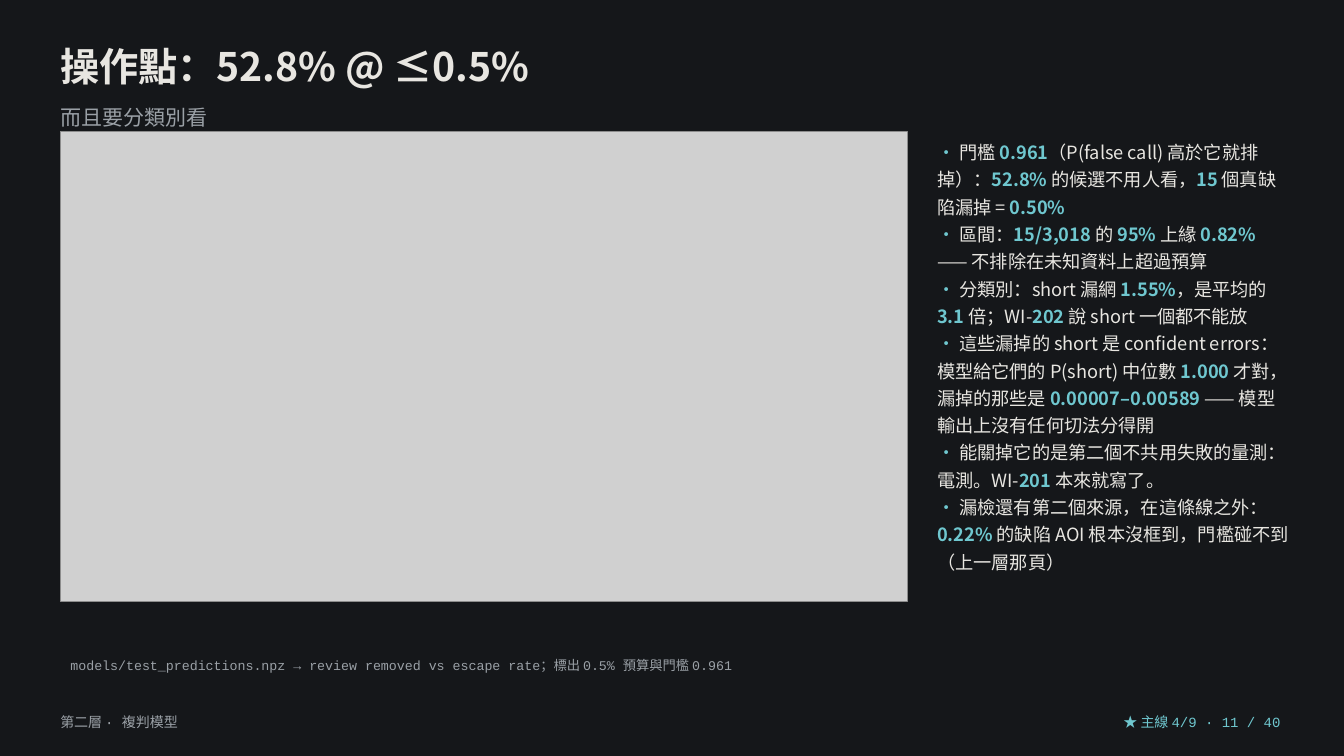
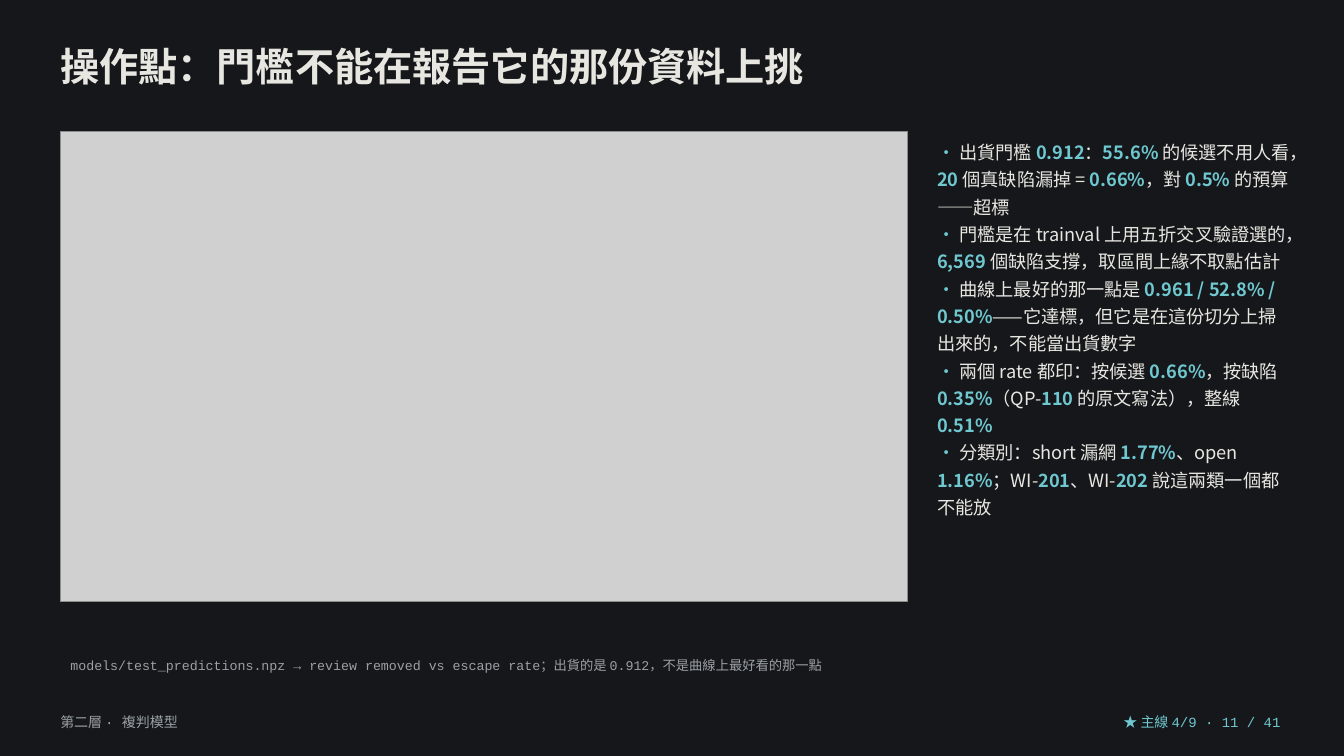
Before and after one commit to lin891020/aoi-agent, a slide deck: slide 11 of docs/deck/aoi-agent-journey.zh-TW.pptx. Drawn at 1344x756 pixels with LibreOffice and Linux fonts; fonts in the diff are those of the drawing; grey boxes stand for pictures. Boxes give left, top, right and bottom in pixels: in the first picture for what was removed or moved away, otherwise in the second. Text is boxed around its words. In the diff, an @@ line names an element or a change of style, - is before the commit and + after.

```diff
--- a/docs/deck/aoi-agent-journey.zh-TW.pptx
+++ b/docs/deck/aoi-agent-journey.zh-TW.pptx
@@ text at <box>60,47,804,85</box>: text changed @@
-操作點：52.8% @ ≤0.5%
+操作點：門檻不能在報告它的那份資料上挑
@@ text removed at <box>60,107,207,127</box> @@
-而且要分類別看
@@ text at <box>937,143,1308,516</box>: text changed @@
-• 門檻 0.961（P(false call) 高於它就排掉）：52.8% 的候選不用人看，15 個真缺陷漏掉 = 0.50%
-• 區間：15/3,018 的 95% 上緣 0.82% —— 不排除在未知資料上超過預算
-• 分類別：short 漏網 1.55%，是平均的 3.1 倍；WI-202 說 short 一個都不能放
-• 這些漏掉的 short 是 confident errors：模型給它們的 P(short) 中位數 1.000 才對，漏掉的那些是 0.00007–0.00589 —— 模型輸出上沒有任何切法分得開
-• 能關掉它的是第二個不共用失敗的量測：電測。WI-201 本來就寫了。
-• 漏檢還有第二個來源，在這條線之外：0.22% 的缺陷 AOI 根本沒框到，門檻碰不到（上一層那頁）
+• 出貨門檻 0.912：55.6% 的候選不用人看，20 個真缺陷漏掉 = 0.66%，對 0.5% 的預算——超標
+• 門檻是在 trainval 上用五折交叉驗證選的，6,569 個缺陷支撐，取區間上緣不取點估計
+• 曲線上最好的那一點是 0.961 / 52.8% / 0.50%——它達標，但它是在這份切分上掃出來的，不能當出貨數字
+• 兩個 rate 都印：按候選 0.66%，按缺陷 0.35%（QP-110 的原文寫法），整線 0.51%
+• 分類別：short 漏網 1.77%、open 1.16%；WI-201、WI-202 說這兩類一個都不能放
@@ text at <box>70,661,822,673</box>: text changed @@
-models/test_predictions.npz → review removed vs escape rate；標出 0.5% 預算與門檻 0.961
+models/test_predictions.npz → review removed vs escape rate；出貨的是 0.912，不是曲線上最好看的那一點
@@ text at <box>1141,715,1281,728</box>: text changed @@
-★ 主線 4/9 · 11 / 40
+★ 主線 4/9 · 11 / 41
```
Also in this commit, not shown: 39 other slides changed, 1 slide added, 4 other files.
